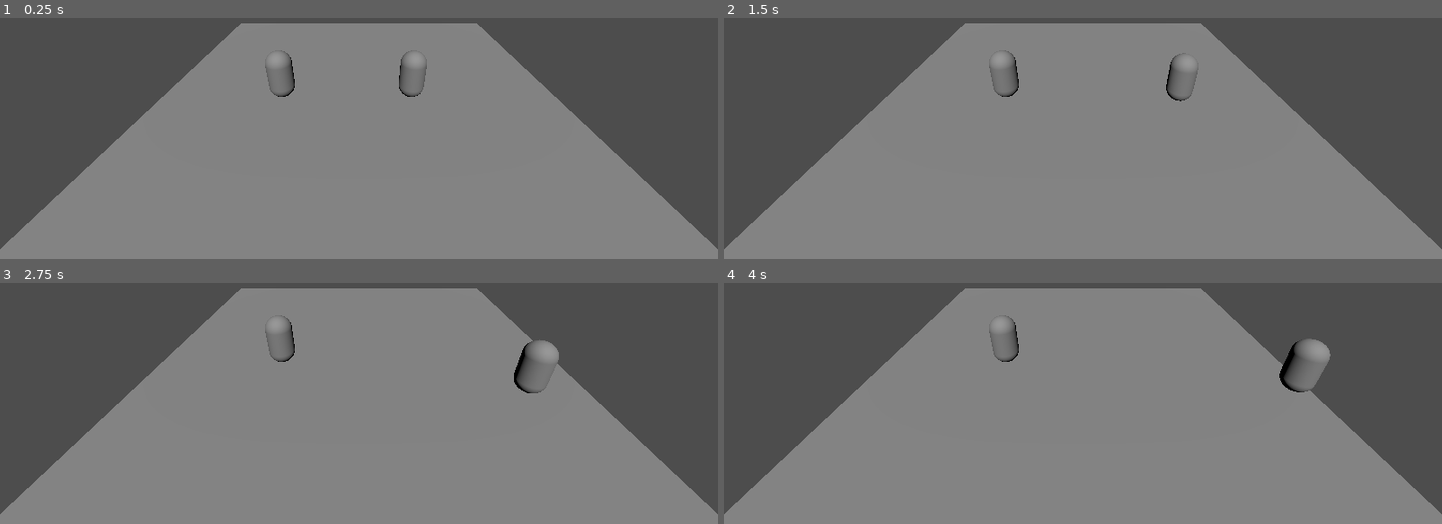
Above: before the commit, frames 1-4 (two rows, left to right).
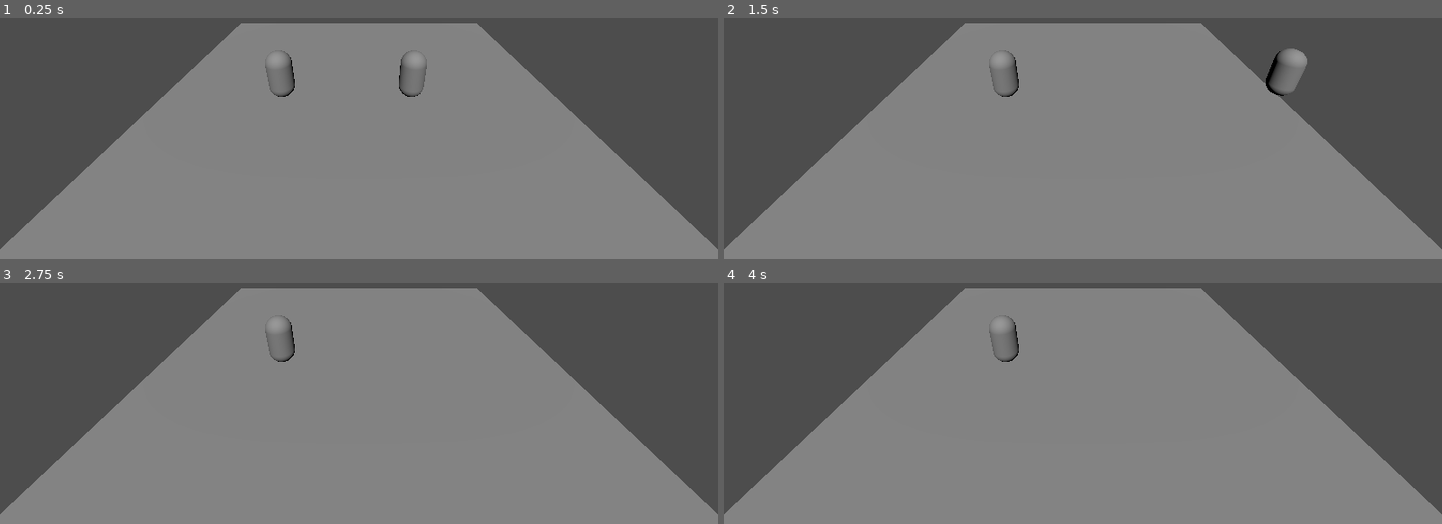
Above: after the commit, the same moments.

Repository: RudyFisher7/sumo_chickens
Game: Godot game, scene res://Chicken/chicken_tester_3d.tscn
Same seed, same stepped clock (60 frames per second), same inputs: the game is played once before the commit and once after it.
Inputs:
- Up to frame 1 (0.25 s): no input
- Up to frame 2 (1.5 s): tap Enter (ui_accept) at 0.5, 0.6, 0.77, 1.07, 1.35 s; hold Right 0.53-1.28 s; hold Down from 1.28 s (still down)
- Up to frame 3 (2.75 s): tap Enter (ui_accept) at 1.52, 1.82, 2.1 s; release Down at 2.03 s; hold Right from 2.03 s (still down)
- Up to frame 4 (4 s): release Right at 2.78 s; hold Up 2.78-3.53 s; tap Enter (ui_accept) at 2.85, 3.02, 3.32, 3.6, 3.77 s; hold Left from 3.53 s (still down)

The runs differ from the first frame. In frame 2, 0.8% of the frame differs, in the area x 61-82%, y 12-35%; in frame 3, 0.6%; in frame 4, 0.9%, in the area x 77-85%, y 23-46%.

Commit message:
Reworked movment to be smooth and bouncy

Diff:
--- a/Chicken/chicken_3d.gd
+++ b/Chicken/chicken_3d.gd
@@ -2,11 +2,11 @@
 extends CharacterBody3D
 
 
-const SPEED: float = 256.0
-const JUMP_VELOCITY: float = 4.5
+const SPEED: float = 10.0
+const JUMP_VELOCITY: float = 1.5
 const PUSH_VELOCITY: float = 0.5
-const BOUNCE_VELOCITY: float = 0.625
-const FRICTION_AMOUNT: float = 0.99
+const BOUNCE_VELOCITY: float = 0.2
+const FRICTION_AMOUNT: float = 0.95
 
 
 enum {
@@ -17,6 +17,7 @@
 
 @export_enum("PLAYER_1", "PLAYER_2") var _player_id: int = PLAYER_1
 
+var _sumo_size: float = 0.0
 
 var _speed_x: float = 0.0
 var _speed_z: float = 0.0
@@ -36,47 +37,57 @@
 			_button_left = KEY_LEFT
 			_button_up = KEY_UP
 			_button_down = KEY_DOWN
+			_sumo_size = 1.0
 		PLAYER_2:
 			_button_right = KEY_D
 			_button_left = KEY_A
 			_button_up = KEY_W
 			_button_down = KEY_S
+			_sumo_size = 1.0
 
 
 func _physics_process(delta: float) -> void:
-	# Add the gravity.
-	if not is_on_floor():
-		velocity.y -= gravity * delta
-
-	# Handle Jump.
-	if Input.is_action_just_pressed("ui_accept") and is_on_floor():
-		velocity.y = JUMP_VELOCITY
 	velocity.x = _speed_x
 	velocity.z = _speed_z
 
-	var collision := move_and_collide(velocity * delta)
+	move_and_slide()
+	var collision: KinematicCollision3D = get_last_slide_collision()
+	# Handle Jump and gravity
+	if collision and _directionalInput():
+		velocity.y = JUMP_VELOCITY * _sumo_size
+	else:
+		velocity.y -= gravity * delta
+
 	if collision and collision.get_angle() > 0.0:
 		if collision.get_collider() is Chicken3D:
 			var other_chicken: Chicken3D = collision.get_collider() as Chicken3D
-			other_chicken._speed_x -= _speed_x * PUSH_VELOCITY
-			other_chicken._speed_z -= _speed_z * PUSH_VELOCITY
-			print(velocity)
-			print(other_chicken.velocity)
-		velocity = velocity.bounce(collision.get_normal())
-		_speed_x = -_speed_x * BOUNCE_VELOCITY
-		_speed_z = -_speed_z * BOUNCE_VELOCITY
+			if other_chicken._sumo_size > 0.0:
+				other_chicken._speed_x = _speed_x * (_sumo_size / other_chicken._sumo_size) * PUSH_VELOCITY
+				other_chicken._speed_z = _speed_z * (_sumo_size / other_chicken._sumo_size) * PUSH_VELOCITY
+				other_chicken.velocity.y += JUMP_VELOCITY
+				_speed_x = -_speed_x * BOUNCE_VELOCITY
+				_speed_z = -_speed_z * BOUNCE_VELOCITY
 
 	_speed_x *= FRICTION_AMOUNT
 	_speed_z *= FRICTION_AMOUNT
 
 
-func _unhandled_input(event: InputEvent) -> void:
-	if event is InputEventKey:
-		if event.keycode == _button_right:
-			_speed_x += SPEED
-		if event.keycode == _button_left:
-			_speed_x -= SPEED
-		if event.keycode == _button_up:
-			_speed_z -= SPEED
-		if event.keycode == _button_down:
-			_speed_z += SPEED
+
+
+func _directionalInput() -> bool:
+	var wasPressed := false
+
+	if Input.is_key_pressed(_button_right):
+		_speed_x = SPEED
+		wasPressed = true
+	if Input.is_key_pressed(_button_left):
+		_speed_x = -SPEED
+		wasPressed = true
+	if Input.is_key_pressed(_button_up):
+		_speed_z = -SPEED
+		wasPressed = true
+	if Input.is_key_pressed(_button_down):
+		_speed_z = SPEED
+		wasPressed = true
+
+	return wasPressed
